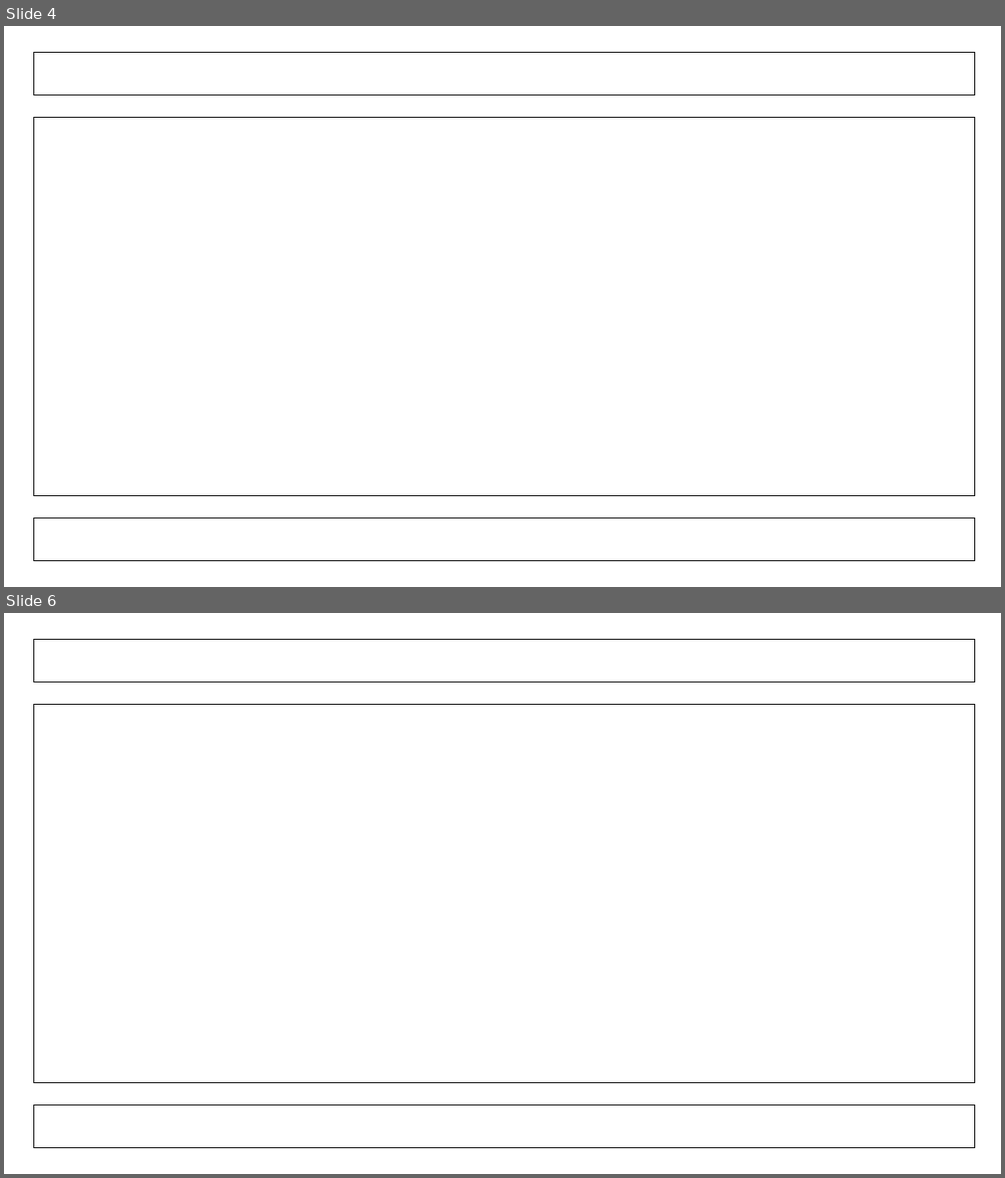
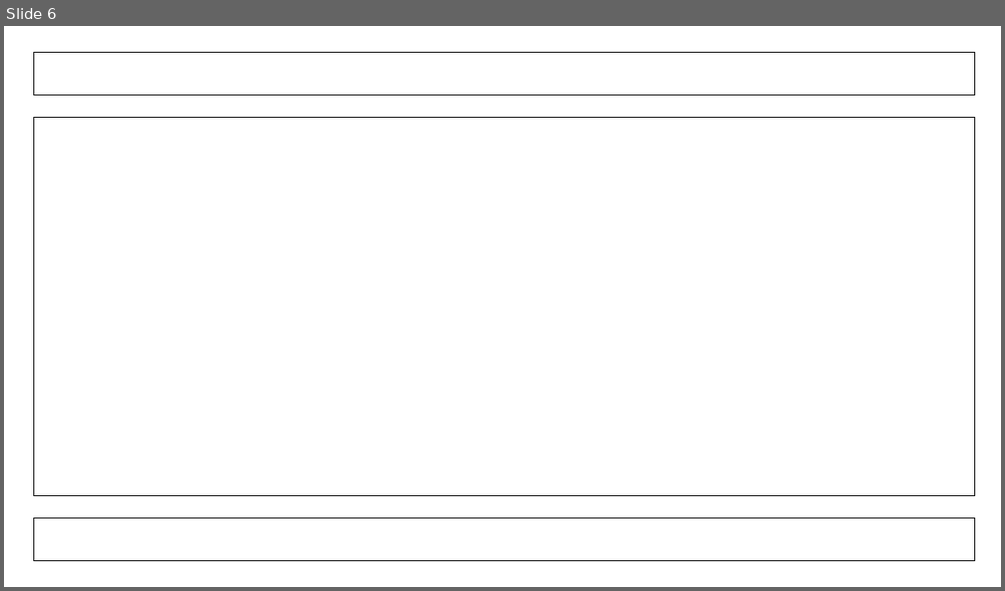
Before and after one commit to atkuzmanov/sctm130-sctm146-proekt-unrvk-2022, a slide deck: sctm146-proekt-unrvk-5.pptx. Shown one above the other, each under a label of ours: slides 4 and 6 before the commit, slide 6 after it; the slides between them are not shown. The pictures are 1005x1178 and 1005x591 pixels, drawn with LibreOffice and Linux fonts; fonts in the diff are those of the drawing. Boxes give left, top, right and bottom in pixels: in the first picture for what was removed or moved away, otherwise in the second. Text is boxed around its words. In the diff, an @@ line names an element or a change of style, - is before the commit and + after.

```diff
--- a/sctm146-proekt-unrvk-5.pptx
+++ b/sctm146-proekt-unrvk-5.pptx
@@ slide 4 removed at <box>4,26,1001,587</box>, background #FFFFFF @@
@@ rectangle removed at <box>34,52,975,95</box> @@
@@ rectangle removed at <box>34,118,975,496</box> @@
@@ rectangle removed at <box>34,517,975,561</box> @@
```
Also in this commit, not shown: 1 slide changed, 2 slides added, 1 other slide removed, 1 other file.
